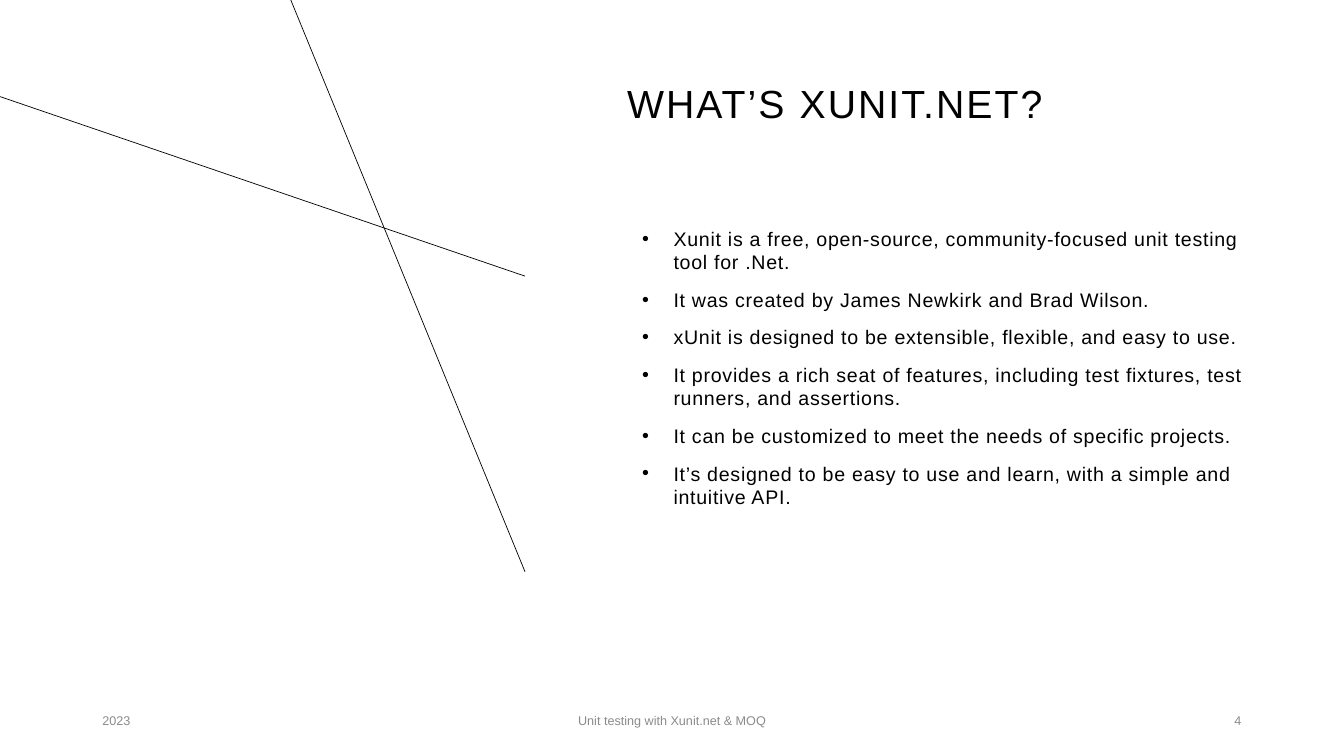
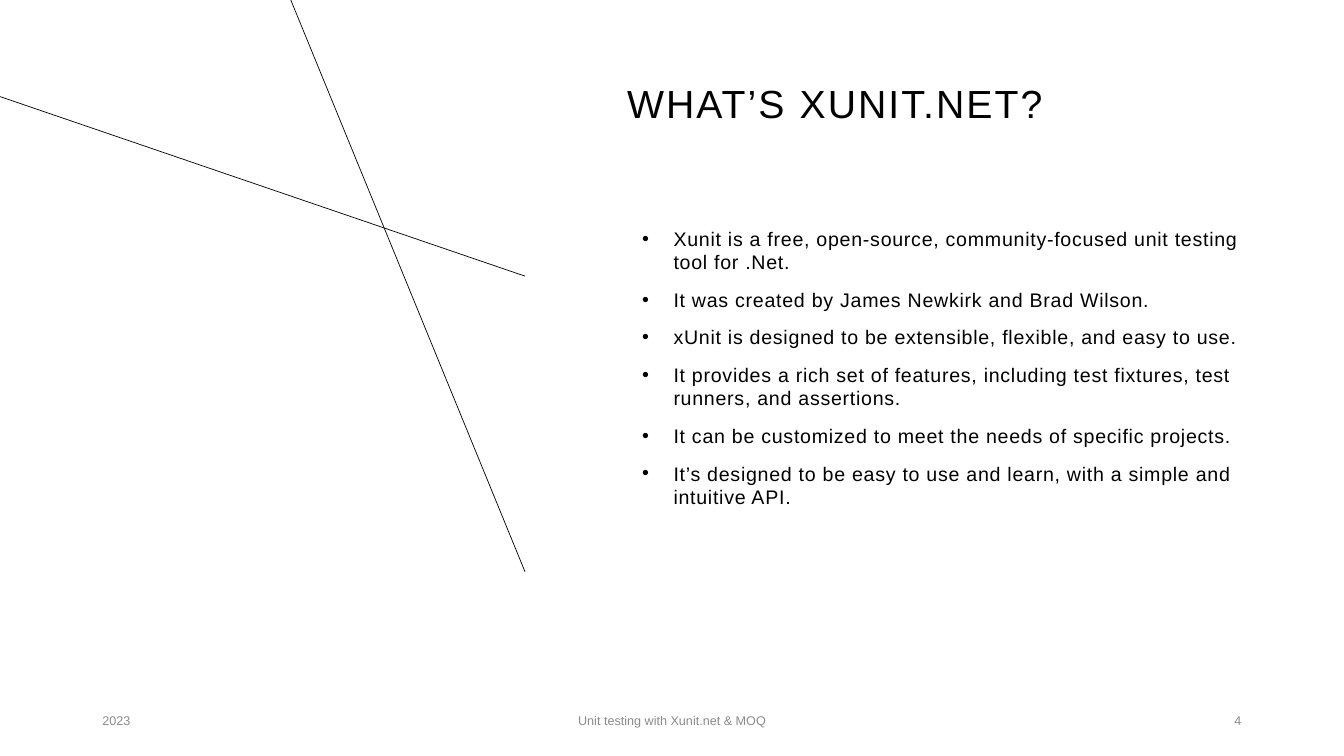
Before and after one commit to rysjones/XUnitPresentation, a slide deck: slide 4 of Presentation/Unit Testing with Xunit - Moq.pptx. Drawn at 1344x756 pixels with LibreOffice and Linux fonts; fonts in the diff are those of the drawing. Boxes give left, top, right and bottom in pixels: in the first picture for what was removed or moved away, otherwise in the second. Text is boxed around its words. In the diff, an @@ line names an element or a change of style, - is before the commit and + after.

```diff
--- a/Presentation/Unit Testing with Xunit - Moq.pptx
+++ b/Presentation/Unit Testing with Xunit - Moq.pptx
@@ text at bbox=[674, 367, 1230, 408]: text changed @@
-• It provides a rich seat of features, including test fixtures, test runners, and assertions.
+• It provides a rich set of features, including test fixtures, test runners, and assertions.
```
Also in this commit, not shown: 2 other slides changed.
